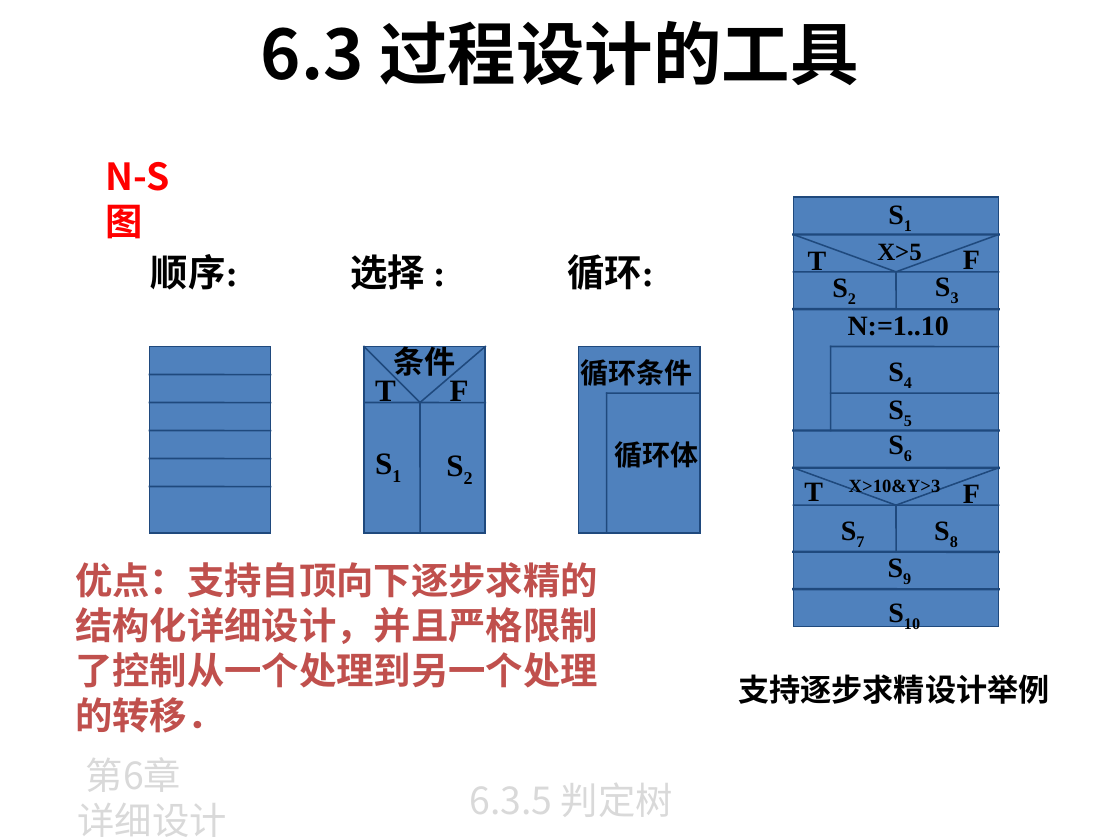
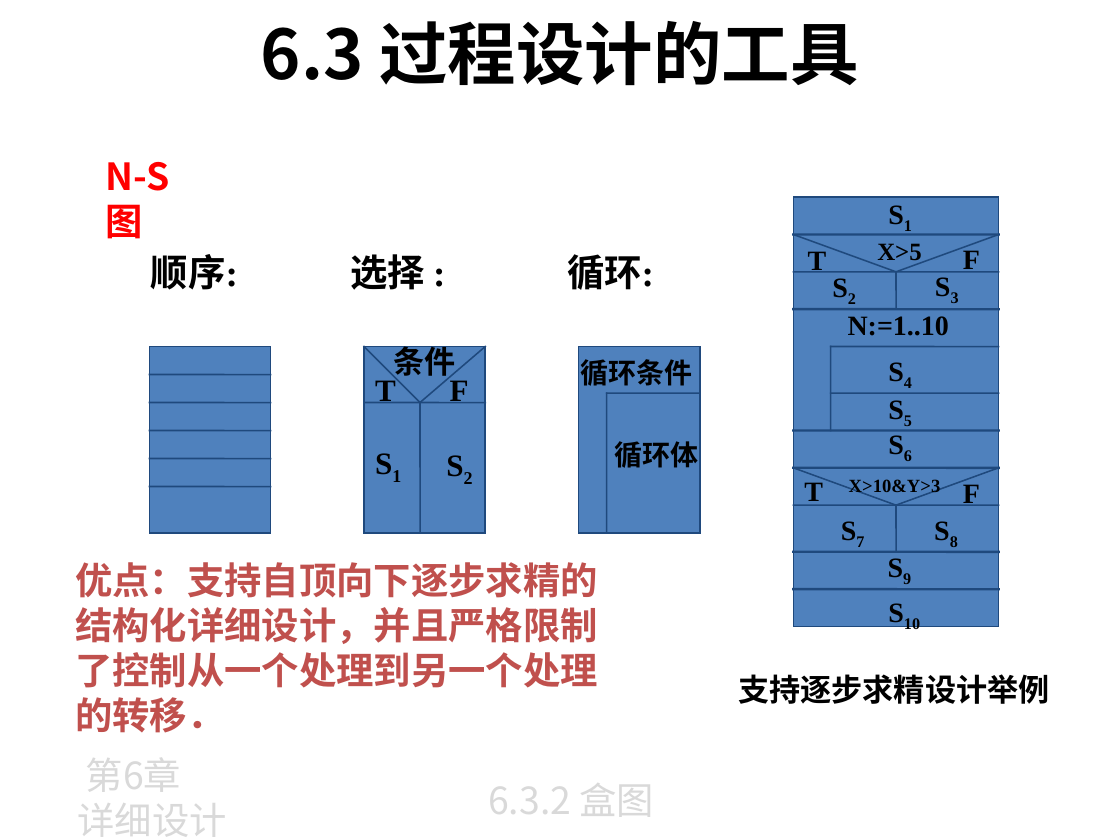
Before and after one commit to zeemeil/zeemeil.github.io, a slide deck: slide 63 of files/2025_1_SE/0331_SE_chapter6.pptx (slide 64 before the commit). Drawn at 1120x840 pixels with LibreOffice and Linux fonts; fonts in the diff are those of the drawing; background and template pictures are left out. Boxes give left, top, right and bottom in pixels: in the first picture for what was removed or moved away, otherwise in the second. Text is boxed around its words. In the diff, an @@ line names an element or a change of style, - is before the commit and + after.

```diff
--- a/files/2025_1_SE/0331_SE_chapter6.pptx
+++ b/files/2025_1_SE/0331_SE_chapter6.pptx
@@ text at (488,771,655,825): text changed @@
-6.3.5 判定树
+6.3.2 盒图
```
Also in this commit, not shown: 5 other slides changed, 9 slides added, 1 slide removed, 4 other files.
